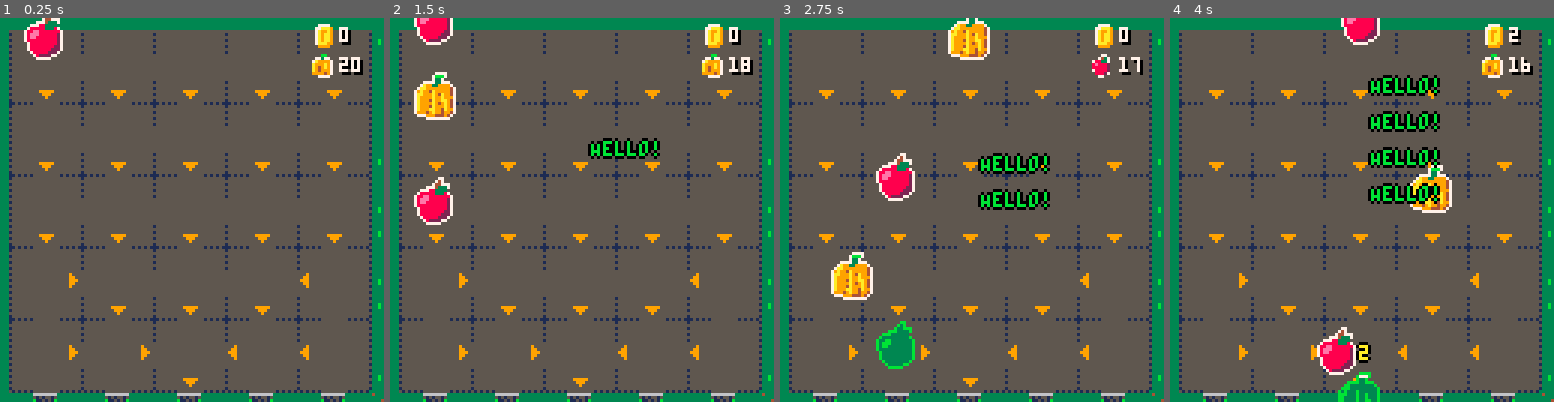
Above: before the commit, frames 1-4 (left to right).
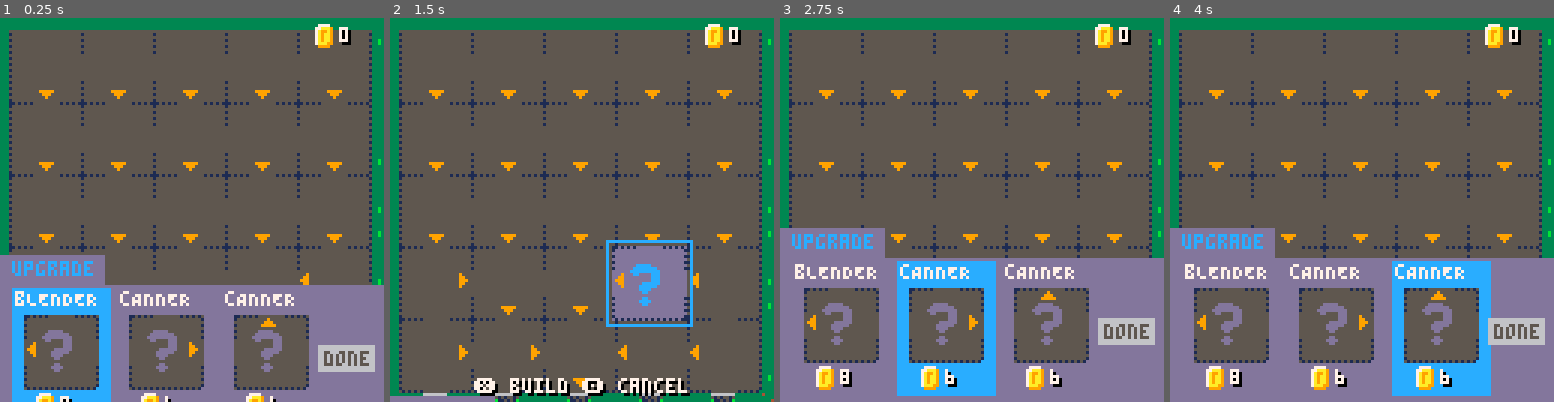
Above: after the commit, the same moments.

Repository: joeld42/ldjam_jovoc
Game: PICO-8 cartridge ld52_harvest/harvest.p8
The game is run twice, just before and just after one commit, with the same random seed, the same clock (stepped at 60 frames per second) and the same inputs.
Inputs:
- Up to frame 1 (0.25 s): no input
- Up to frame 2 (1.5 s): tap X (X key) at 0.33, 1.07 s; tap O (Z key) at 0.7 s
- Up to frame 3 (2.75 s): hold Right 1.6-2.1 s; tap O (Z key) at 1.7, 2.1, 2.5 s; tap X (X key) at 1.85 s; hold Up 2.15-2.42 s; hold Right from 2.47 s (still down)
- Up to frame 4 (4 s): tap O (Z key) at 2.9, 3.3, 3.7 s; tap X (X key) at 2.97 s; release Right at 3.03 s; hold Left 3.08-3.58 s; hold Down 3.63-3.97 s

The runs differ from the first frame. In frame 1, 25% of the frame differs, in the area x 0-100%, y 0-100%; in frame 2, 10%; in frame 3, 35%; in frame 4, 36%.

Commit message:
Build tile WIP

Diff:
--- a/ld52_harvest/code/harvest.lua
+++ b/ld52_harvest/code/harvest.lua
@@ -6,9 +6,33 @@
     cfruit = 64
     nxtfruit = 66
     vp = 0
-    fruitleft = 20
+    fruitleft = 0
+
+    shopy = 129
+    shopytarg = 70
+    shopsel=0
+    shopdone=true
+    buildx=-1
+    buildy=-1
+    bgx=0
+    bgy=0
 
     msgs = {}
+
+    shopitems = {}
+    shopitemdirs = {
+        { mapx=17, dx=0, dy=1 },
+        { mapx=21, dx=-1, dy=0 },
+        { mapx=25, dx=1, dy=0 },
+        { mapx=29, dx=0, dy=-1 },
+    }
+
+    shopitembuilds = {
+        { name="pOLISHER", price=5, icon=192 },
+        { name="bLENDER", price=8, icon=194 },
+        { name="cLONEjAR", price=10, icon=194 },
+        { name="cANNER", price=6, icon=194 },
+    }
 
     -- read the initial grid from the map
     grid={}
@@ -107,11 +131,13 @@
     })
 end
 
+
 -- grid cells --
 function make_grid( dx, dy )
     return {
         dx=dx,
-        dy=dy
+        dy=dy,
+        icon=0
     }
 end
 
@@ -208,14 +234,119 @@
 
 end
 
+function open_shop()
+
+
+    while #shopitems < 3 do
+
+        genitem = {}
+
+        local genitemdir = rnd( shopitemdirs )
+        local genitembuild = rnd( shopitembuilds )
+
+        for k,v in pairs(genitemdir) do
+            genitem[k] = v
+        end
+        for k,v in pairs(genitembuild) do
+            genitem[k] = v
+        end
+
+        for k,v in pairs(genitem) do
+            printh( tostr(k) .. " -> " .. tostr(v) )
+        end
+
+        add( shopitems, genitem )
+    end
+
+    shopytarg = 70
+    shopdone = false
+end
+
+function shop_update()
+
+
+    -- choose item menu
+    if (buildx < 0)then
+        if (btnp(0)) then
+            shopsel -= 1
+            if shopsel < 0 then shopsel = 3 end
+        elseif (btnp(1)) then
+            shopsel += 1
+            if shopsel > 3 then shopsel = 0 end
+        end
+
+        if (btnp(5)) then
+            shopytarg = 129
+            if shopsel==3 then
+                -- done button pressed
+                shopdone = true
+            else
+                -- buy/build an item
+                buildx = 3
+                buildy = 3
+                bgx = 64
+                bgy=128
+
+            end
+        end
+
+    else
+        -- place building
+        if (btnp(0)) then
+            buildx -= 1
+            if (buildx < 0) then buildx = 4 end
+        end
+        if (btnp(1)) then
+            buildx += 1
+            if (buildx > 4) then buildx = 0 end
+        end
+        if (btnp(2)) then
+            buildy -= 1
+            if (buildy < 0) then buildy = 4 end
+        end
+        if (btnp(3)) then
+            buildy += 1
+            if (buildy > 4) then buildy = 0 end
+        end
+
+        if (btnp(5)) then
+            -- build
+            printh("BUILD")
+            local bitem = shopitems[ shopsel+1]
+            local gg = make_grid( bitem.dx, bitem.dy )
+            gg.icon = 192
+
+            grid[ grid_ndx(buildx,buildy) ] = gg
+
+            -- copy build tile to map
+            for i=0,2 do
+                for j=0,2 do
+                    local gx, gy = grid_pos( i, j )
+                    local mt = mget( bitem.mapx + i, 16+j )
+                    mset( buildx*3 + i, 16+buildy*3+j, mt )
+                end
+            end
+
+        elseif (btnp(4)) then
+            buildx = -1
+            buildy = -1
+            shopytarg = 70
+        end
+
+    end
+
+
+end
+
 function _update()
 
     -- drop cursor
-    if fruitleft > 0 then fruit_cursor() end
-
-
-    if (btnp(4)) then
-        spawn_msg( 64, 64, "Hello!", 11 )
+    if fruitleft > 0 then fruit_cursor()
+    elseif #fruits == 0 then
+        if (#shopitems == 0) then
+            open_shop()
+        end
+        shop_update()
     end
 
     -- fruit update
@@ -227,9 +358,66 @@
         end
     end
     fruits = active_fruits
-    --printh( tostr(#fruits) .. " active" )
-
-
+end
+
+function shop_draw()
+
+    shopy = lerp( shopy, shopytarg, 0.2 )
+
+    -- moar fruit, back to game??
+    if (shopdone and shopy >= 127) then
+        fruitleft = 20
+        shopitems = {}
+    end
+
+    -- building?
+    if (buildx >= 0) then
+        pal( 5, 13 )
+        pal( 13, 12 )
+        local gx, gy = grid_pos( buildx, buildy )
+        bgx = lerp( bgx, gx, 0.3 )
+        bgy = lerp( bgy, gy, 0.3 )
+        rect( bgx-14, bgy-14, bgx+14, bgy+14, 12 )
+
+        bitem = shopitems[ shopsel+1 ]
+        map( bitem.mapx, 16, bgx-12, bgy-12, 4, 4 )
+        spr( bitem.icon, bgx-8, bgy-8, 2, 2 )
+
+        --spr( gg.icon, gx-8, gy-8, 2, 2 )
+
+        local s = "❎ build 🅾️ cancel"
+        print( s, 26, 121, 0)
+        print( s, 25, 120, 7)
+
+        pal( 5, 5 )
+        pal( 13, 13 )
+    end
+
+    -- draw buy panel
+    camera(0,0)
+    rectfill( 0, shopy, 34, shopy+10, 13 )
+    rectfill( 0, shopy+10, 128, 128, 13 )
+    print( "upgrade", 4, shopy+2, 12 )
+    for ndx, item in ipairs(shopitems) do
+        local xx = 8 + (ndx-1) * 35
+
+        if (shopsel == ndx-1) then
+            rectfill( xx-4, shopy+11, xx+28, shopy+55, 12 )
+        end
+
+        print( item.name, xx-3, shopy+12, 7)
+        map( item.mapx, 16, xx, shopy+20, 4, 4 )
+        spr( item.icon, xx+4, shopy+23, 2, 2 )
+
+        spr( 16, xx+2, shopy+46 )
+        local cc = tostr(item.price)
+        print( cc, xx+13, shopy+48, 0 )
+        print( cc, xx+12, shopy+47, 7 )
+    end
+
+    -- Done button
+    rectfill( 106, shopy+30, 124, shopy+38, (shopsel==3 and 12 or 6 ) )
+    print( "done", 108, shopy+32, (shopsel==3 and 7 or 5 ) )
 end
 
 function _draw()
@@ -238,6 +426,17 @@
     camera( -3, 0)
     cls(3)
     map(0,16,0,4)
+
+    for i=0,4 do
+        for j=0,4 do
+            local gx, gy = grid_pos( i, j )
+            local gg = grid[ grid_ndx( 0, j )]
+            if (gg.icon != 0) then
+                spr( gg.icon, gx-8, gy-8, 2, 2 )
+            end
+            --circ( gx, gy, 4, 6 )
+        end
+    end
 
     -- player sprite
 
@@ -263,6 +462,11 @@
         print( fl, 110, 13, 7 )
     end
 
+    -- buy round
+    if #shopitems > 0 then
+        shop_draw()
+    end
+
     -- dbg
     -- for i=0,4 do
     --     for j=0,4 do
--- a/ld52_harvest/harvest.p8
+++ b/ld52_harvest/harvest.p8
@@ -148,10 +149,10 @@
 0101012425260124252601010101010100000000000000000000000000000000000000000000000000000000000000000000000000000000000000000000000000000000000000000000000000000000000000000000000000000000000000000000000000000000000000000000000000000000000000000000000000000000
 0101013435360134353601010101010100000000000000000000000000000000000000000000000000000000000000000000000000000000000000000000000000000000000000000000000000000000000000000000000000000000000000000000000000000000000000000000000000000000000000000000000000000000
 0101010101010101010101010101010100000000000000000000000000000000000000000000000000000000000000000000000000000000000000000000000000000000000000000000000000000000000000000000000000000000000000000000000000000000000000000000000000000000000000000000000000000000
-1d3e3e1d3e3e1d3e3e1d3e3e1d3e3e2e00000000000000000000000000000000000000000000000000000000000000000000000000000000000000000000000000000000000000000000000000000000000000000000000000000000000000000000000000000000000000000000000000000000000000000000000000000000
-1d3e3e3e3e3e3e3e3e3e3e3e3e3e3e1f00000000000000000000000000000000000000000000000000000000000000000000000000000000000000000000000000000000000000000000000000000000000000000000000000000000000000000000000000000000000000000000000000000000000000000000000000000000
-2d2b3e2d2b3e2d2b3e2d2b3e2d2b3e1f00000000000000000000000000000000000000000000000000000000000000000000000000000000000000000000000000000000000000000000000000000000000000000000000000000000000000000000000000000000000000000000000000000000000000000000000000000000
-0d3e0f0d3e0f0d3e0f0d3e0f0d3e0f1f00000000000000000000000000000000000000000000000000000000000000000000000000000000000000000000000000000000000000000000000000000000000000000000000000000000000000000000000000000000000000000000000000000000000000000000000000000000
+1d3e3e1d3e3e1d3e3e1d3e3e1d3e3e2e000d3e0f330d3e0f330d3e0f330d2c0f330000000000000000000000000000000000000000000000000000000000000000000000000000000000000000000000000000000000000000000000000000000000000000000000000000000000000000000000000000000000000000000000
+1d3e3e3e3e3e3e3e3e3e3e3e3e3e3e1f003e3e3e323b3e3e323e3e3d323e3e3e320000000000000000000000000000000000000000000000000000000000000000000000000000000000000000000000000000000000000000000000000000000000000000000000000000000000000000000000000000000000000000000000
+2d2b3e2d2b3e2d2b3e2d2b3e2d2b3e1f002d2b3e332d3e3e332d3e3e332d3e3e330000000000000000000000000000000000000000000000000000000000000000000000000000000000000000000000000000000000000000000000000000000000000000000000000000000000000000000000000000000000000000000000
+0d3e0f0d3e0f0d3e0f0d3e0f0d3e0f1f00232323002323230023232300232323000000000000000000000000000000000000000000000000000000000000000000000000000000000000000000000000000000000000000000000000000000000000000000000000000000000000000000000000000000000000000000000000
 1d3e3e3e3e3e3e3e3e3e3e3e3e3e3e1f00000000000000000000000000000000000000000000000000000000000000000000000000000000000000000000000000000000000000000000000000000000000000000000000000000000000000000000000000000000000000000000000000000000000000000000000000000000
 2d2b3e2d2b3e2d2b3e2d2b3e2d2b3e2e00000000000000000000000000000000000000000000000000000000000000000000000000000000000000000000000000000000000000000000000000000000000000000000000000000000000000000000000000000000000000000000000000000000000000000000000000000000
 0d3e0f0d3e0f0d3e0f0d3e0f0d3e0f1f00000000000000000000000000000000000000000000000000000000000000000000000000000000000000000000000000000000000000000000000000000000000000000000000000000000000000000000000000000000000000000000000000000000000000000000000000000000
Not shown, changed: 52 lines of the sprite sheet (__gfx__) section of ld52_harvest/harvest.p8
